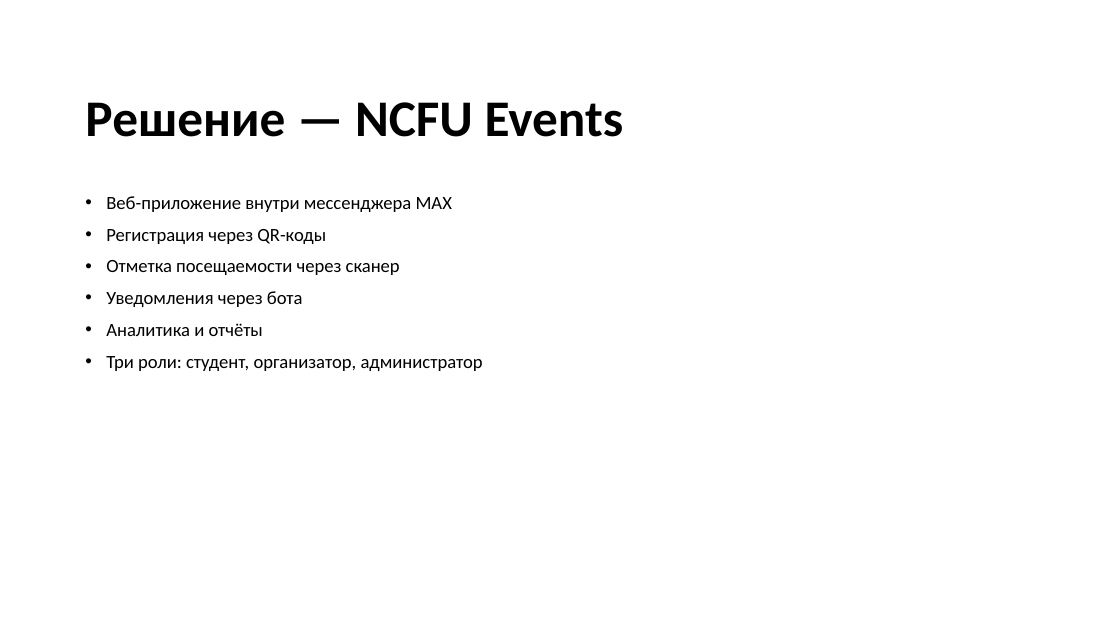
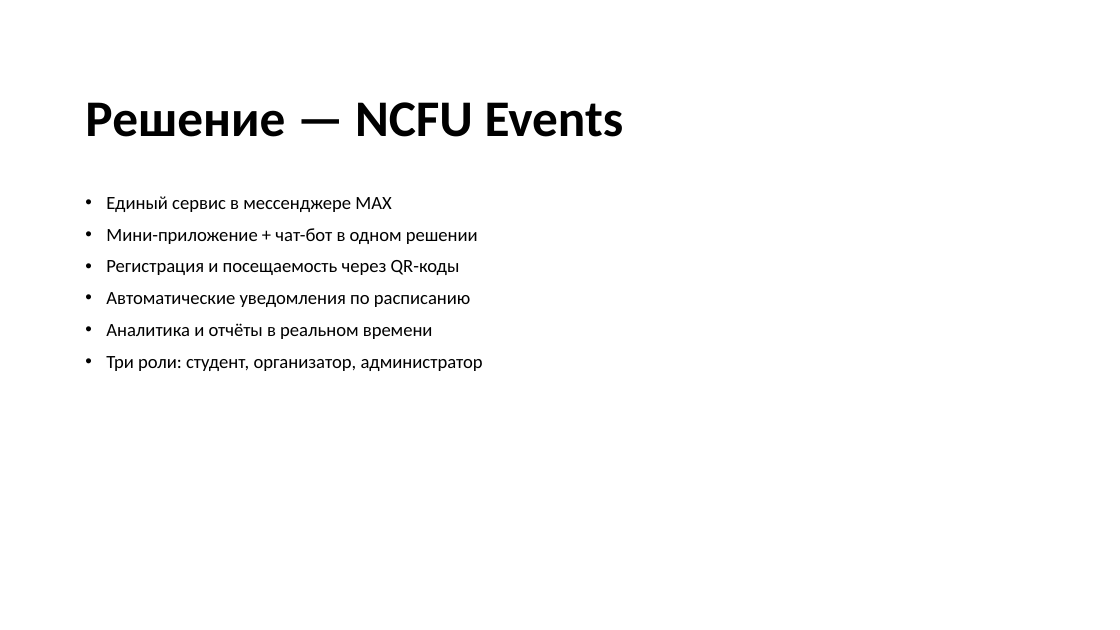
Before and after one commit to ThisIsLamer/ncfu-bot, a slide deck: slide 5 of Документы/Презентация_NCFU_Events.pptx (slide 4 before the commit). Drawn at 1120x630 pixels with LibreOffice and Linux fonts; fonts in the diff are those of the drawing; background and template pictures are left out. Boxes give left, top, right and bottom in pixels: in the first picture for what was removed or moved away, otherwise in the second. Text is boxed around its words. In the diff, an @@ line names an element or a change of style, - is before the commit and + after.

Commit message:
wip

```diff
--- a/Документы/Презентация_NCFU_Events.pptx
+++ b/Документы/Презентация_NCFU_Events.pptx
@@ text at [106,196,478,339]: text changed @@
-• Веб-приложение внутри мессенджера MAX
-• Регистрация через QR-коды
-• Отметка посещаемости через сканер
-• Уведомления через бота
-• Аналитика и отчёты
+• Единый сервис в мессенджере MAX
+• Мини-приложение + чат-бот в одном решении
+• Регистрация и посещаемость через QR-коды
+• Автоматические уведомления по расписанию
+• Аналитика и отчёты в реальном времени
```
Also in this commit, not shown: 2 other slides changed, 5 slides added, 1 slide removed.
